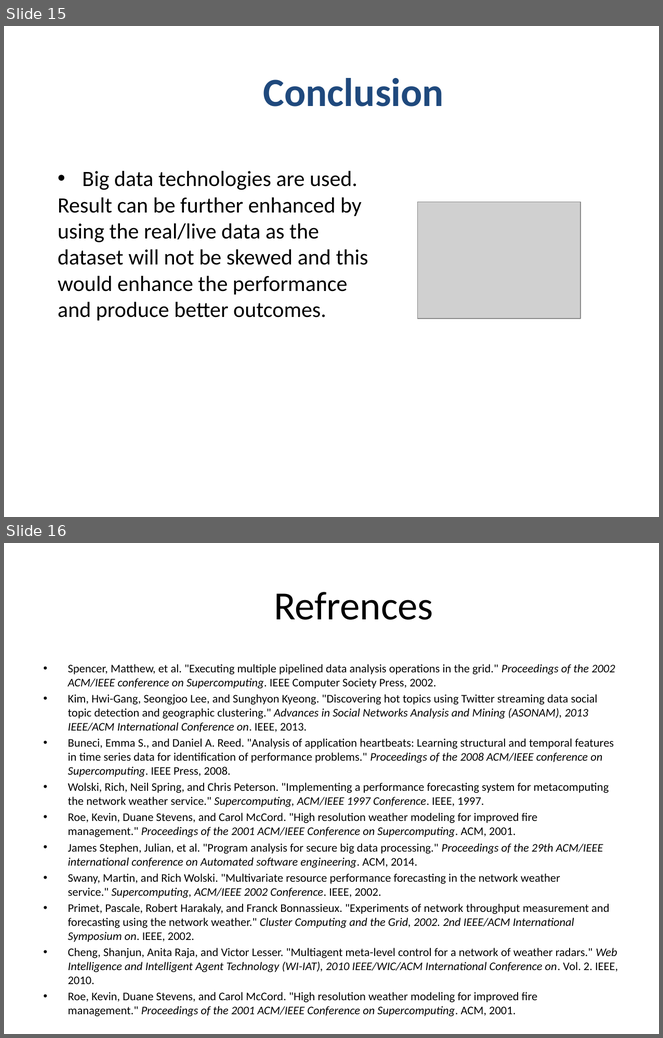
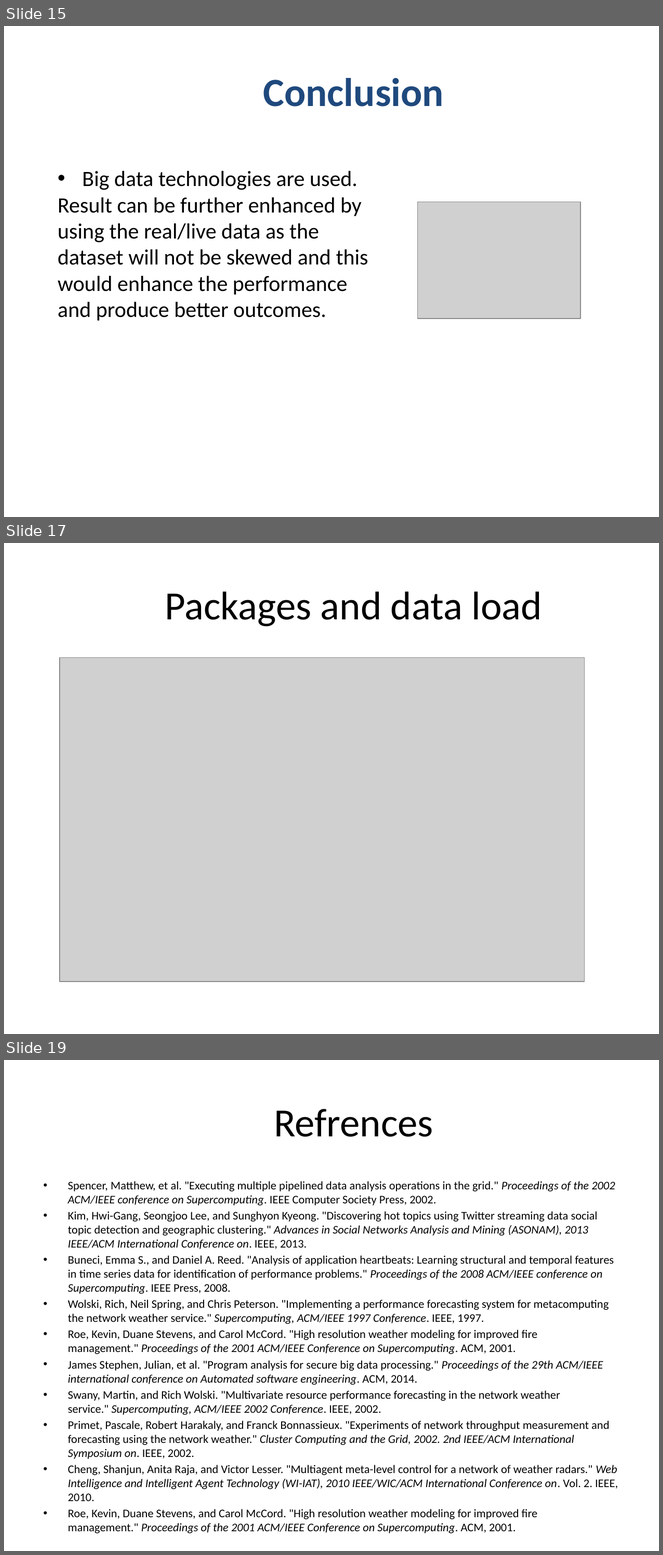
Before and after one commit to Vivek0829/Capstone, a slide deck: Assignment 14.pptx. Shown one above the other, each under a label of ours: slides 15 and 16 before the commit, slides 15, 17 and 19 after it; the slides between them are not shown. The pictures are 663x1038 and 663x1555 pixels, drawn with LibreOffice and Linux fonts; fonts in the diff are those of the drawing; grey boxes stand for pictures; background and template pictures are left out. Boxes give left, top, right and bottom in pixels: in the first picture for what was removed or moved away, otherwise in the second. Text is boxed around its words. In the diff, an @@ line names an element or a change of style, - is before the commit and + after.

```diff
--- a/Assignment 14.pptx
+++ b/Assignment 14.pptx
@@ slide 17 added at (x1=4, y1=543, x2=659, y2=1034), background #FFFFFF @@
@@ title added at (x1=165, y1=591, x2=543, y2=627), 44 pt, text #000000 @@
+Packages and data load
@@ picture added at (x1=60, y1=657, x2=584, y2=982) @@
@@ what was slide 16 is now slide 19 @@
```
Also in this commit, not shown: 2 other slides added.
